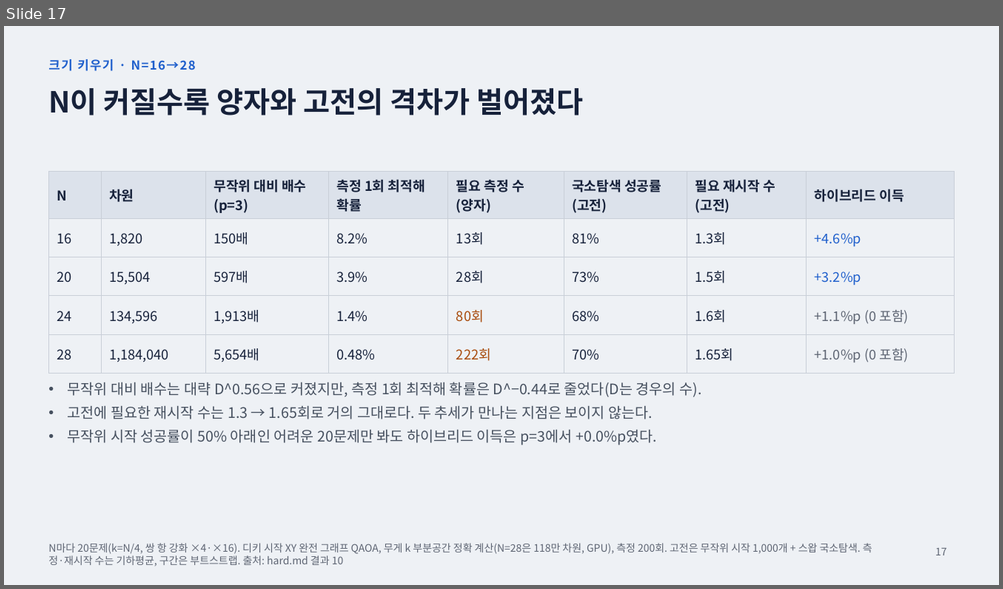
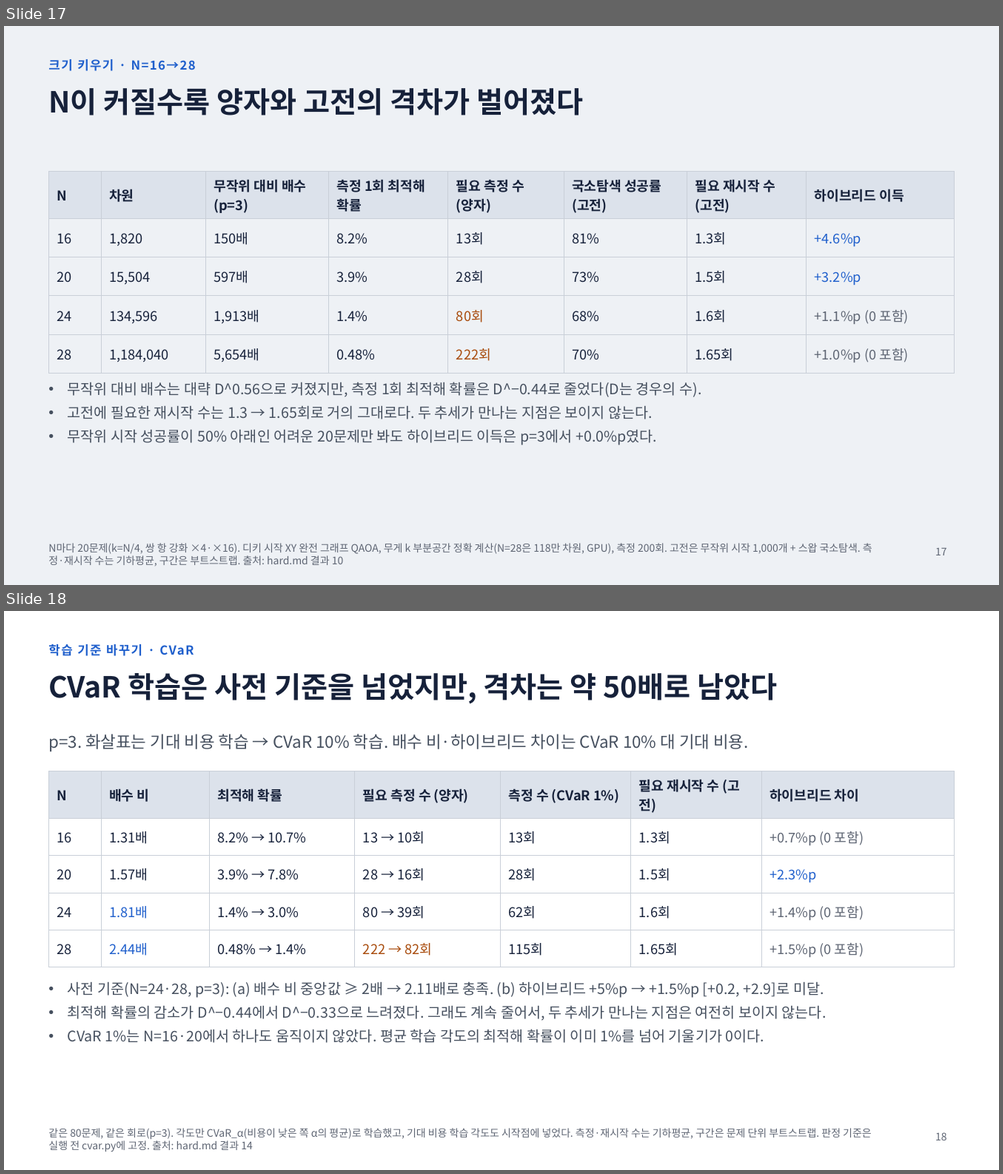
Before and after one commit to 202155570/norma-qaoa, a slide deck: docs/qaoa_research_report_2026-11-19.pptx. Shown one above the other, each under a label of ours: slide 17 before the commit, slides 17 and 18 after it. The pictures are 1003x589 and 1003x1174 pixels, drawn with LibreOffice and Linux fonts; fonts in the diff are those of the drawing. Boxes give left, top, right and bottom in pixels: in the first picture for what was removed or moved away, otherwise in the second. Text is boxed around its words. In the diff, an @@ line names an element or a change of style, - is before the commit and + after.

```diff
--- a/docs/qaoa_research_report_2026-11-19.pptx
+++ b/docs/qaoa_research_report_2026-11-19.pptx
@@ slide 18 added at box(4, 611, 999, 1170), background #FFFFFF @@
@@ text added at box(48, 644, 193, 656), 12 pt, text #1F5FCC, bold @@
+학습 기준 바꾸기 · CVaR
@@ title added at box(48, 673, 777, 704), 28 pt, text #16213A, bold @@
+CVaR 학습은 사전 기준을 넘었지만, 격차는 약 50배로 남았다
@@ text added at box(48, 734, 748, 752), 16 pt, text #46505F @@
+p=3. 화살표는 기대 비용 학습 → CVaR 10% 학습. 배수 비·하이브리드 차이는 CVaR 10% 대 기대 비용.
@@ table added at box(48, 772, 954, 960), 5 rows, 7 columns @@
+N | 배수 비 | 최적해 확률 | 필요 측정 수 (양자) | 측정 수 (CVaR 1%) | 필요 재시작 수 (고전) | 하이브리드 차이
+16 | 1.31배 | 8.2% → 10.7% | 13 → 10회 | 13회 | 1.3회 | +0.7%p (0 포함)
+20 | 1.57배 | 3.9% → 7.8% | 28 → 16회 | 28회 | 1.5회 | +2.3%p
+24 | 1.81배 | 1.4% → 3.0% | 80 → 39회 | 62회 | 1.6회 | +1.4%p (0 포함)
+28 | 2.44배 | 0.48% → 1.4% | 222 → 82회 | 115회 | 1.65회 | +1.5%p (0 포함)
@@ text added at box(68, 982, 826, 1043), 14 pt, text #46505F @@
+• 사전 기준(N=24·28, p=3): (a) 배수 비 중앙값 ≥ 2배 → 2.11배로 충족. (b) 하이브리드 +5%p → +1.5%p [+0.2, +2.9]로 미달.
+• 최적해 확률의 감소가 D^−0.44에서 D^−0.33으로 느려졌다. 그래도 계속 줄어서, 두 추세가 만나는 지점은 여전히 보이지 않는다.
+• CVaR 1%는 N=16·20에서 하나도 움직이지 않았다. 평균 학습 각도의 최적해 확률이 이미 1%를 넘어 기울기가 0이다.
@@ text added at box(48, 1128, 871, 1152), 10 pt, text #5E6573 @@
+같은 80문제, 같은 회로(p=3). 각도만 CVaR_α(비용이 낮은 쪽 α의 평균)로 학습했고, 기대 비용 학습 각도도 시작점에 넣었다. 측정·재시작 수는 기하평균, 구간은 문제 단위 부트스트랩. 판정 기준은 실행 전 cvar.py에 고정. 출처: hard.md 결과 14
@@ page number added at box(935, 1133, 947, 1141), 10 pt, text #5E6573 @@
+18
```
Also in this commit, not shown: 8 slides changed, 8 other files.
